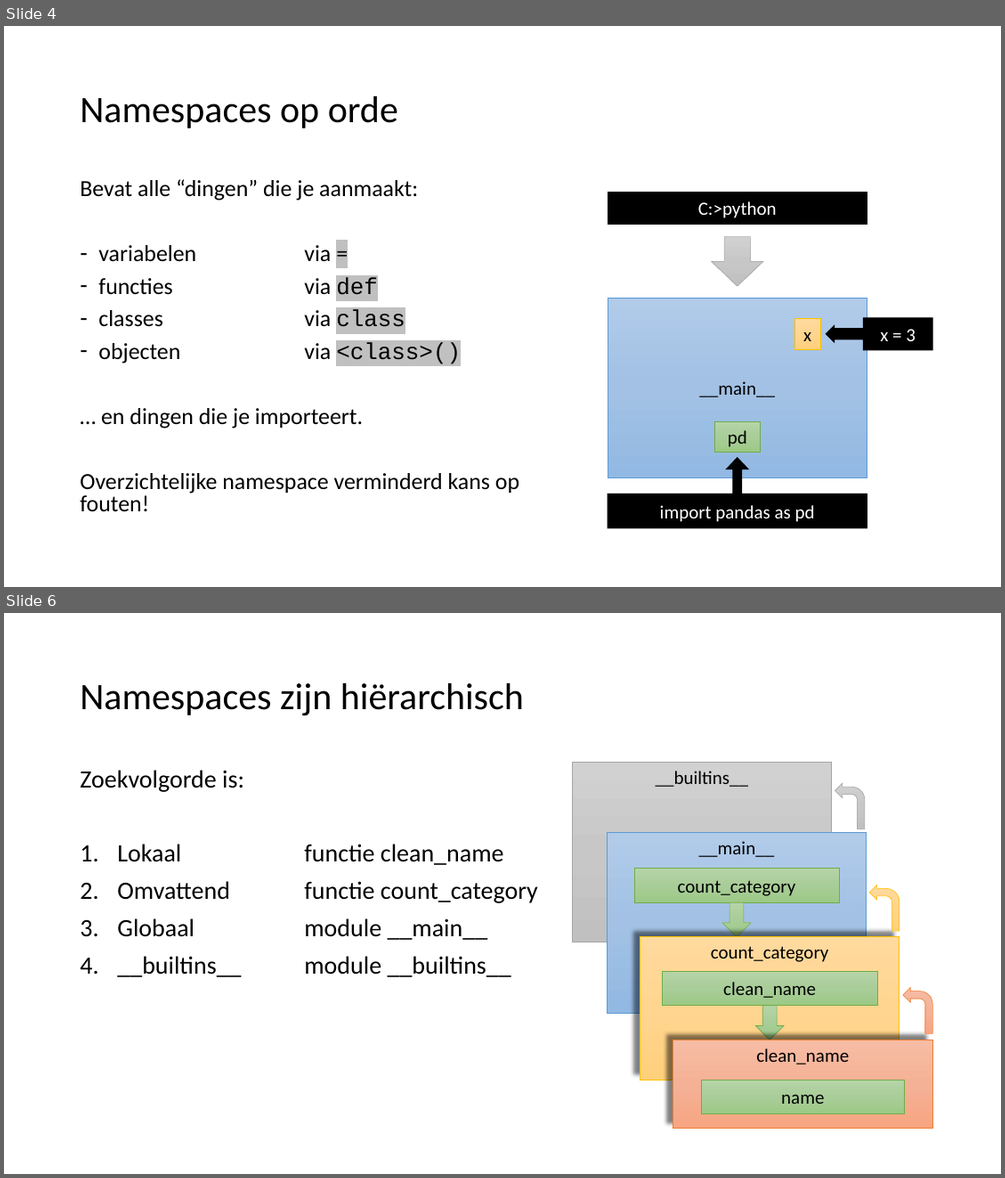
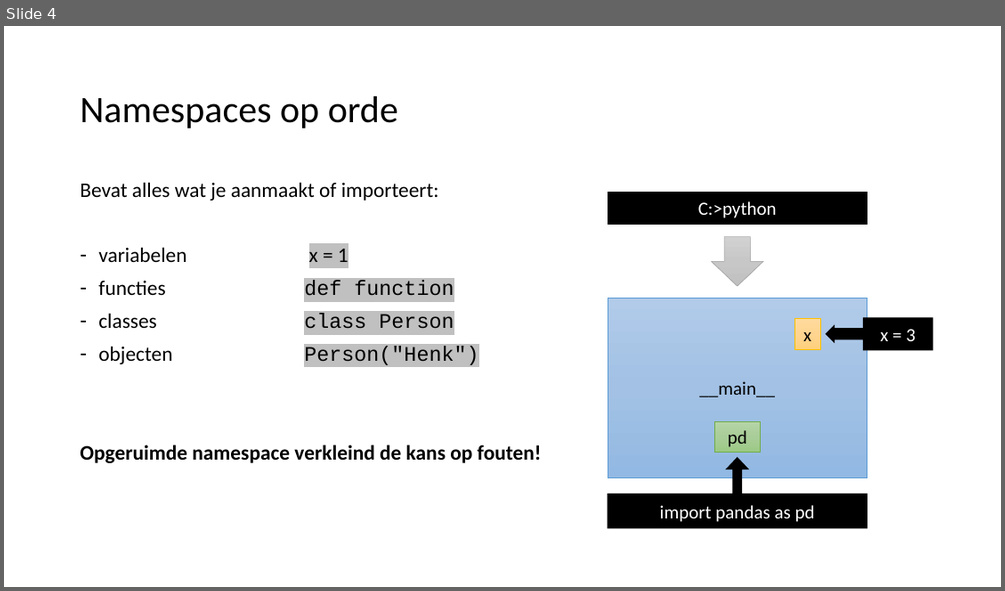
Before and after one commit to LFKoning/knowledge-sharing, a slide deck: objects/python_objects.pptx. Shown one above the other, each under a label of ours: slides 4 and 6 before the commit, slide 4 after it; the slides between them are not shown. The pictures are 1005x1178 and 1005x591 pixels, drawn with LibreOffice and Linux fonts; fonts in the diff are those of the drawing. Boxes give left, top, right and bottom in pixels: in the first picture for what was removed or moved away, otherwise in the second. Text is boxed around its words. In the diff, an @@ line names an element or a change of style, - is before the commit and + after.

```diff
--- a/objects/python_objects.pptx
+++ b/objects/python_objects.pptx
@@ slide 6 removed at box(4, 613, 1001, 1174), background #FFFFFF @@
@@ title removed at box(80, 683, 524, 716) @@
-Namespaces zijn hiërarchisch
@@ text removed at box(80, 770, 538, 977) @@
-Zoekvolgorde is:
-1. Lokaal functie clean_name
-2. Omvattend functie count_category
-3. Globaal module __main__
-4. __builtins__ module __builtins__
@@ rectangle removed at box(573, 762, 832, 942) @@
-__builtins__
@@ bent arrow removed at box(834, 783, 865, 829) @@
@@ rectangle removed at box(607, 833, 866, 1013) @@
-__main__
@@ rectangle removed at box(634, 868, 840, 902) @@
-count_category
@@ down arrow removed at box(722, 902, 751, 937) @@
@@ bent arrow removed at box(870, 884, 900, 931) @@
@@ rectangle removed at box(640, 937, 900, 1079) @@
-count_category
@@ rectangle removed at box(662, 971, 878, 1005) @@
-clean_name
@@ down arrow removed at box(755, 1005, 784, 1040) @@
@@ bent arrow removed at box(903, 988, 933, 1034) @@
@@ rectangle removed at box(673, 1040, 933, 1128) @@
-clean_name
@@ rectangle removed at box(702, 1079, 905, 1114) @@
-name
@@ slide 4 changed as well @@
@@ text at box(80, 182, 542, 463): text changed; size 22.2 to 20 pt @@
-Bevat alle “dingen” die je aanmaakt:
-– variabelen via =
-– functies via def
-– classes via class
-– objecten via <class>()
-… en dingen die je importeert.
-Overzichtelijke namespace verminderd kans op fouten!
+Bevat alles wat je aanmaakt of importeert:
+– variabelen x = 1
+– functies def function
+– classes class Person
+– objecten Person("Henk")
+Opgeruimde namespace verkleind de kans op fouten!
```
Also in this commit, not shown: 4 other slides changed, 7 slides added, 2 other slides removed, 7 other files.
